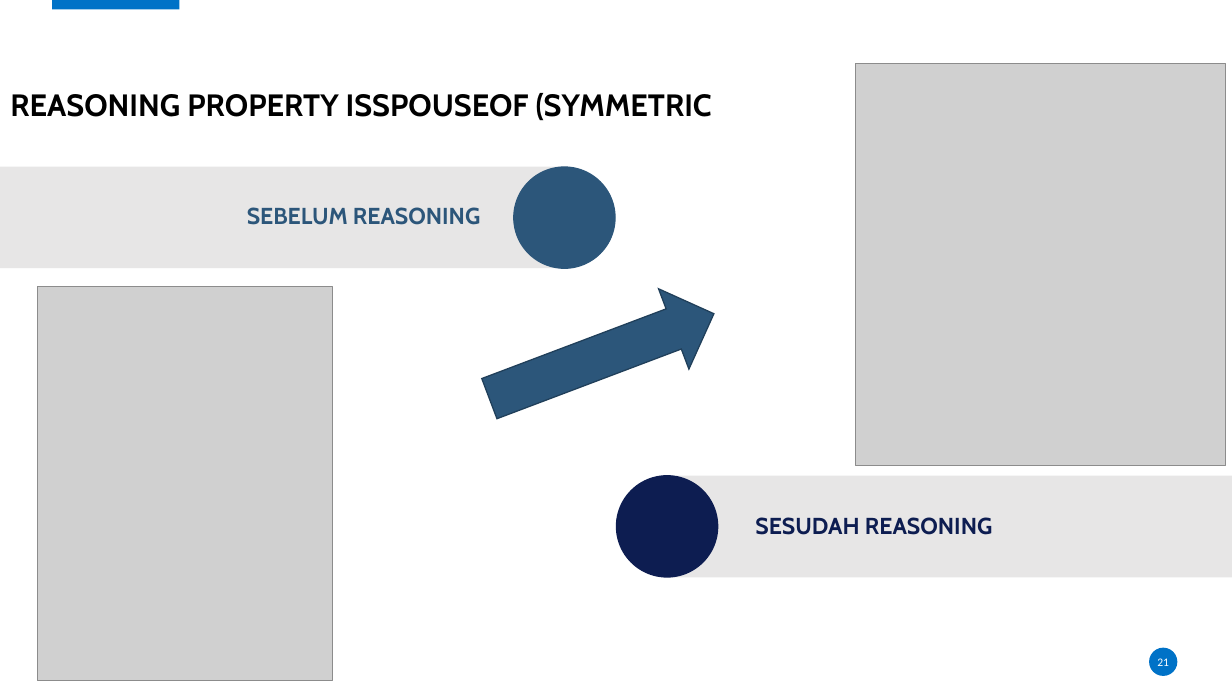
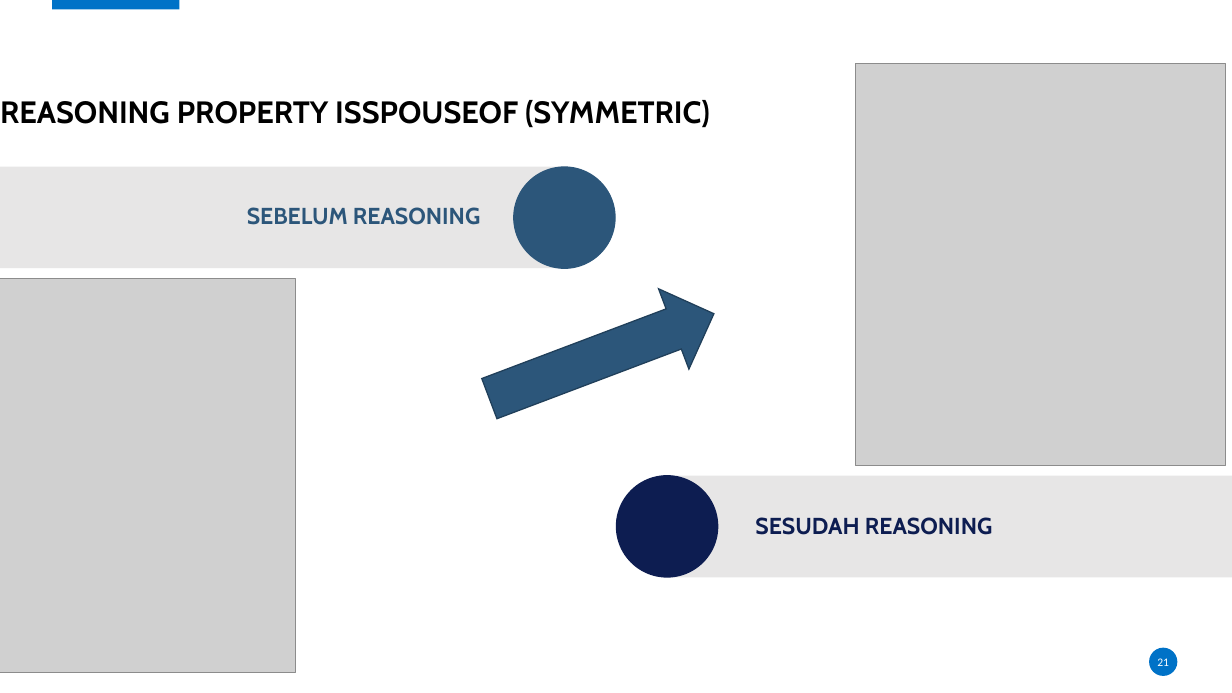
Before and after one commit to karyoutomoo/The-Tree-of-Heroes, a slide deck: slide 21 of 05111540000007-Faiq-Presentasi.pptx. Drawn at 1232x693 pixels with LibreOffice and Linux fonts; fonts in the diff are those of the drawing; grey boxes stand for pictures; background and template pictures are left out. Boxes give left, top, right and bottom in pixels: in the first picture for what was removed or moved away, otherwise in the second. Text is boxed around its words. In the diff, an @@ line names an element or a change of style, - is before the commit and + after.

```diff
--- a/05111540000007-Faiq-Presentasi.pptx
+++ b/05111540000007-Faiq-Presentasi.pptx
@@ title at (0,100,710,128): text changed @@
-REASONING PROPERTY ISSPOUSEOF (SYMMETRIC
+REASONING PROPERTY ISSPOUSEOF (SYMMETRIC)
@@ picture: place and size @@
-picture at (37,287,333,681)
+picture at (0,278,296,673)
```
Also in this commit, not shown: 12 other slides changed, 4 slides added, 2 other files.
